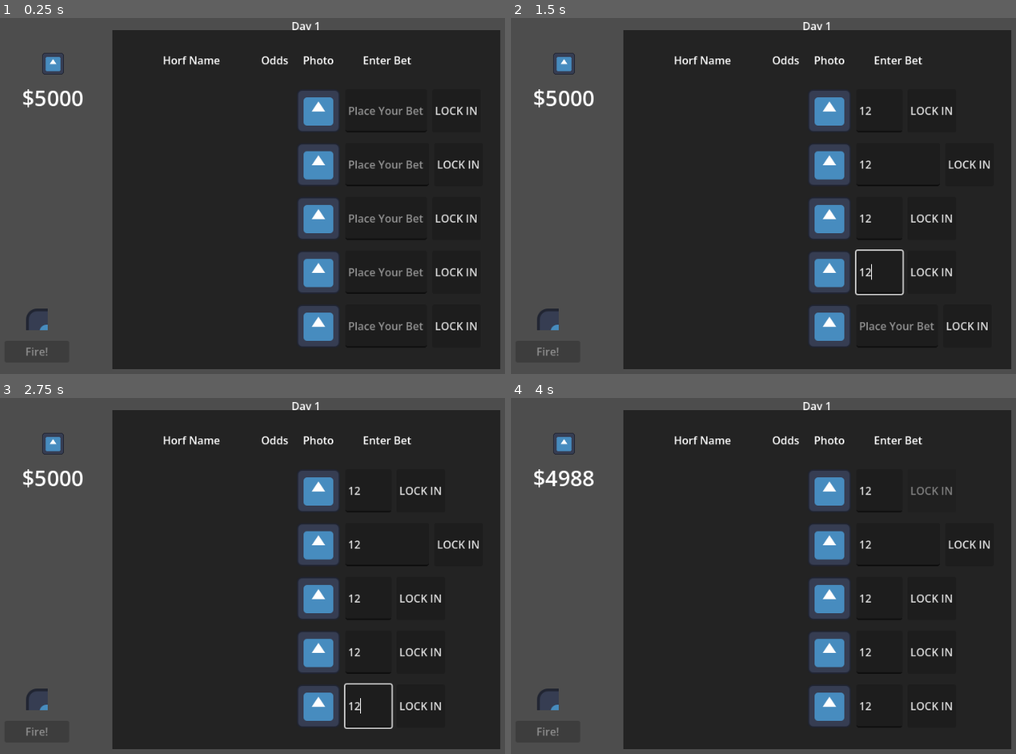
Above: before the commit, frames 1-4 (two rows, left to right).
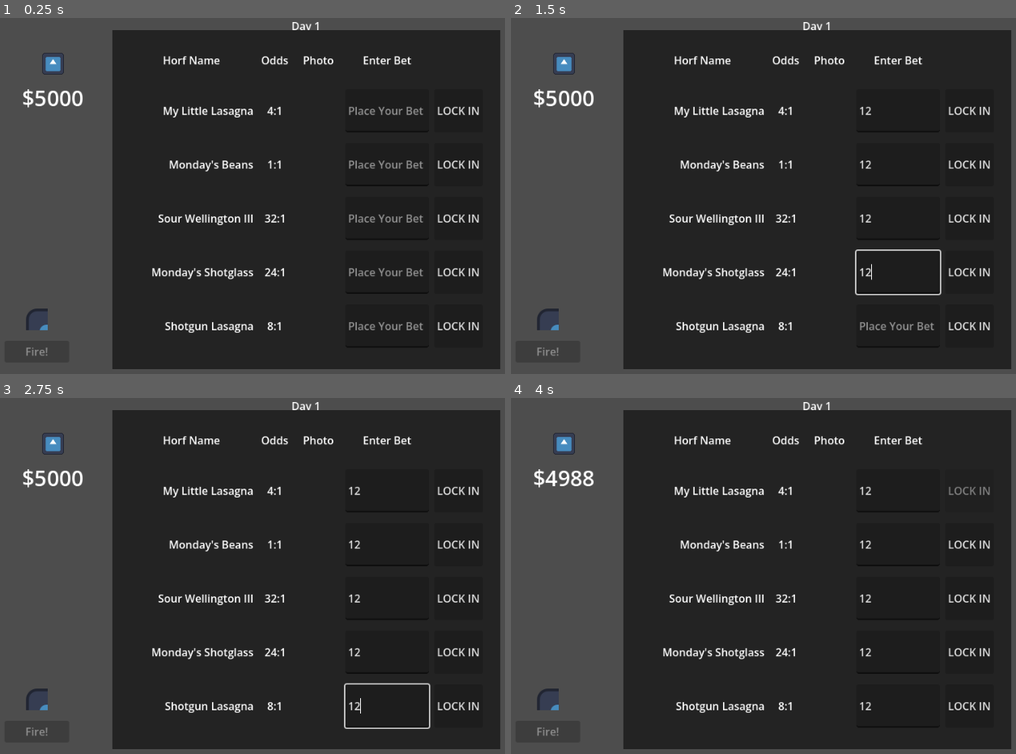
Above: after the commit, the same moments.

Repository: zlounsberry/RedEye-LD59
Game: Godot game, scene res://scenes/main.tscn
Same seed, same stepped clock (60 frames per second), same inputs: the game is played once before the commit and once after it. The engine's default icon, where the game draws it, is replaced by a stand-in: a white triangle on a blue panel in a dark square.
Inputs (mouse positions are in pixels of both pictures, inside the frame that each line leads up to):
- Up to frame 1 (0.25 s): no input
- Up to frame 2 (1.5 s): click (894, 110) at 0.52 s; type "12" at 0.6 s; click (899, 163) at 0.75 s; type "12" at 0.83 s; click (894, 217) at 0.98 s; type "12" at 1.07 s; click (894, 270) at 1.27 s; type "12" at 1.35 s
- Up to frame 3 (2.75 s): click (383, 704) at 1.5 s; type "12" at 1.58 s; click "Lose" at 2 s
- Up to frame 4 (4 s): click "Win" at 2.75 s; click "LOCK IN" at 3.5 s

The runs differ from the first frame. In frame 1, 6.7% of the frame differs, in the area x 30-95%, y 20-93%; in frame 2, 7.0%; in frame 3, 7.0%; in frame 4, 6.8%.

Commit message:
core loop mostly in place

Diff:
--- a/scenes/menus/place_bet_menu.tscn
+++ b/scenes/menus/place_bet_menu.tscn
@@ -107,6 +107,7 @@
 centered = false
 
 [node name="LineEdit" type="LineEdit" parent="VBoxContainer/Horf0" unique_id=111033524]
+custom_minimum_size = Vector2(124, 0)
 layout_mode = 2
 placeholder_text = "Place Your Bet"
 expand_to_text_length = true
@@ -178,6 +179,7 @@
 centered = false
 
 [node name="LineEdit" type="LineEdit" parent="VBoxContainer/Horf2" unique_id=71482903]
+custom_minimum_size = Vector2(124, 0)
 layout_mode = 2
 placeholder_text = "Place Your Bet"
 expand_to_text_length = true
@@ -213,6 +215,7 @@
 centered = false
 
 [node name="LineEdit" type="LineEdit" parent="VBoxContainer/Horf3" unique_id=319949958]
+custom_minimum_size = Vector2(124, 0)
 layout_mode = 2
 placeholder_text = "Place Your Bet"
 expand_to_text_length = true
@@ -248,6 +251,7 @@
 centered = false
 
 [node name="LineEdit" type="LineEdit" parent="VBoxContainer/Horf4" unique_id=1841290269]
+custom_minimum_size = Vector2(124, 0)
 layout_mode = 2
 placeholder_text = "Place Your Bet"
 expand_to_text_length = true
--- /dev/null
+++ b/scenes/text_popup.tscn
@@ -0,0 +1,3 @@
+[gd_scene format=3 uid="uid://cbbq1byrh2y0x"]
+
+[node name="TextPopup" type="Node2D" unique_id=1415964750]
--- a/scripts/globals/game_data.gd
+++ b/scripts/globals/game_data.gd
@@ -1,6 +1,6 @@
 extends Node
 
-const MAX_DAYS: int = 5
+const MAX_DAYS: int = 2
 
 const HORF_DICT: Dictionary = {
 	0: {
--- a/scripts/horf.gd
+++ b/scripts/horf.gd
@@ -113,9 +113,9 @@
 
 func _race_start() -> void:
 	horf_anim.play("run")
-	$LockIn.start()
+	lock_in_timer.start()
 	_update_current_speed()
-	$ChangeSpeed.start()
+	change_speed_timer.start()
 
 
 func _race_over(_horf_id: int) -> void:
@@ -161,10 +161,14 @@
 
 
 func _on_lose_button_pressed() -> void:
+	if cost_to_bribe > GameData.current_money:
+		return
 	_bribe_jockey(true)
 	Signals.update_money.emit(-cost_to_bribe)
 
 
 func _on_win_button_pressed() -> void:
+	if cost_to_bribe > GameData.current_money:
+		return
 	_bribe_jockey(false)
 	Signals.update_money.emit(-cost_to_bribe)
--- a/scripts/main.gd
+++ b/scripts/main.gd
@@ -1,6 +1,4 @@
 extends Control
-
-signal horf_ids_populated
 
 const HORF_ID_ARRAY: Array = [0,1,2,3,4,5,6,7]
 
@@ -22,12 +20,12 @@
 		day_title.text = str("[center][shake]Day ", GameData.current_day)
 	var random_horf_id_array = _randomize_id_array()
 	_assign_horf_ids(random_horf_id_array)
-	await horf_ids_populated
+	await get_tree().process_frame
 	_populate_betting_menu()
 
 
 func _connect_signals() -> void:
-	Signals.horf_is_winner.connect(_horf_wins)
+	Signals.horf_is_winner.connect(_on_horf_is_winner)
 	Signals.player_placed_bet.connect(_on_player_placed_bet)
 
 
@@ -38,7 +36,10 @@
 		horf_child.assign_values_based_on_id()
 		horf_bet_dict[random_horf_id_array[array_position_count]] = 0
 		array_position_count += 1
-	horf_ids_populated.emit()
+
+
+func _game_over() -> void:
+	print("Game over!")
 
 
 func _randomize_id_array() -> Array:
@@ -84,5 +85,20 @@
 	place_bets_menu.populate_text()
 
 
-func _horf_wins(horf_id: int) -> void:
-	prints("Horf wins", horf_id)
+func _on_horf_is_winner(horf_id: int) -> void:
+	var winning_bet: int
+	if horf_bet_dict.has(horf_id):
+		winning_bet = horf_bet_dict[horf_id]
+	var odds_multiplier: int
+	for horf_child in get_tree().get_nodes_in_group("horf"):
+		if horf_id == horf_child.horf_id:
+			odds_multiplier = horf_child.odds_to_one
+	var total_winnings = odds_multiplier * winning_bet
+	prints(winning_bet, odds_multiplier, total_winnings)
+	Signals.update_money.emit(total_winnings)
+	await Signals.money_updated
+	GameData.current_day += 1
+	if GameData.current_day > GameData.MAX_DAYS:
+		_game_over()
+		return
+	get_tree().reload_current_scene()
--- a/scripts/menus/money_ui.gd
+++ b/scripts/menus/money_ui.gd
@@ -16,7 +16,11 @@
 	var new_value = GameData.current_money + delta
 	while GameData.current_money != new_value:
 		var money_iteration: int
-		if abs(GameData.current_money - new_value) > 50:
+		if abs(GameData.current_money - new_value) > 500:
+			money_iteration = 500
+		elif abs(GameData.current_money - new_value) > 100:
+			money_iteration = 100
+		elif abs(GameData.current_money - new_value) > 50:
 			money_iteration = 50
 		elif abs(GameData.current_money - new_value) > 10:
 			money_iteration = 10
@@ -29,5 +33,7 @@
 		money_count.text = str("$", GameData.current_money)
 		await get_tree().create_timer(0.025).timeout
 	anim.play("RESET")
+	await get_tree().process_frame
+	if is_inside_tree():
+		get_tree().paused = false
 	Signals.money_updated.emit()
-	get_tree().paused = false
